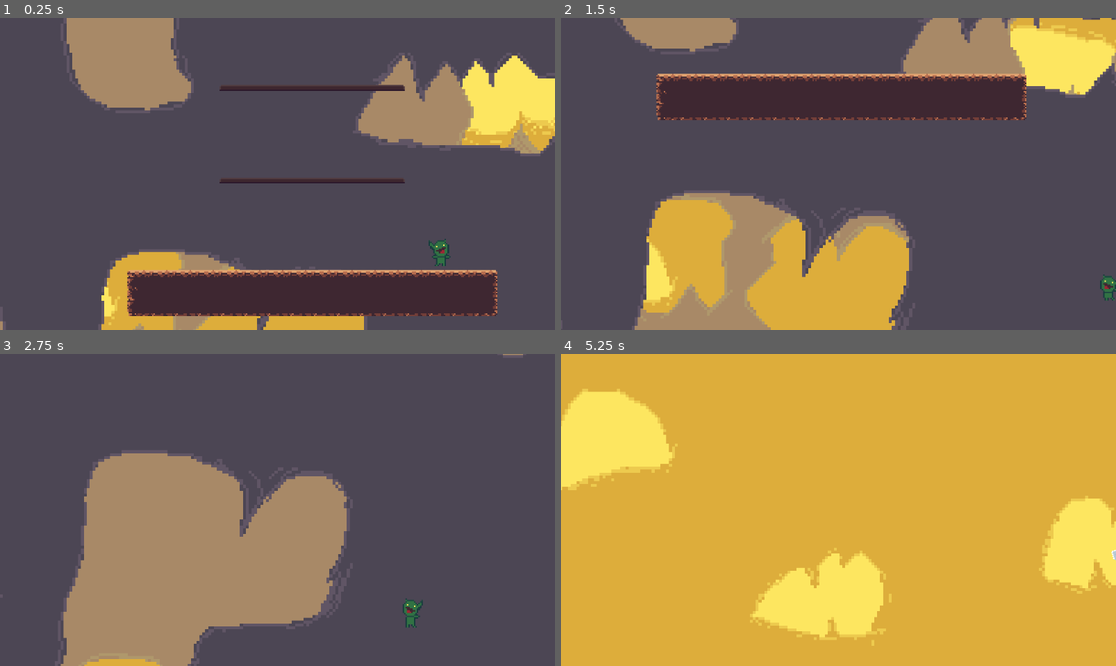
Above: before the commit, frames 1-4 (two rows, left to right).
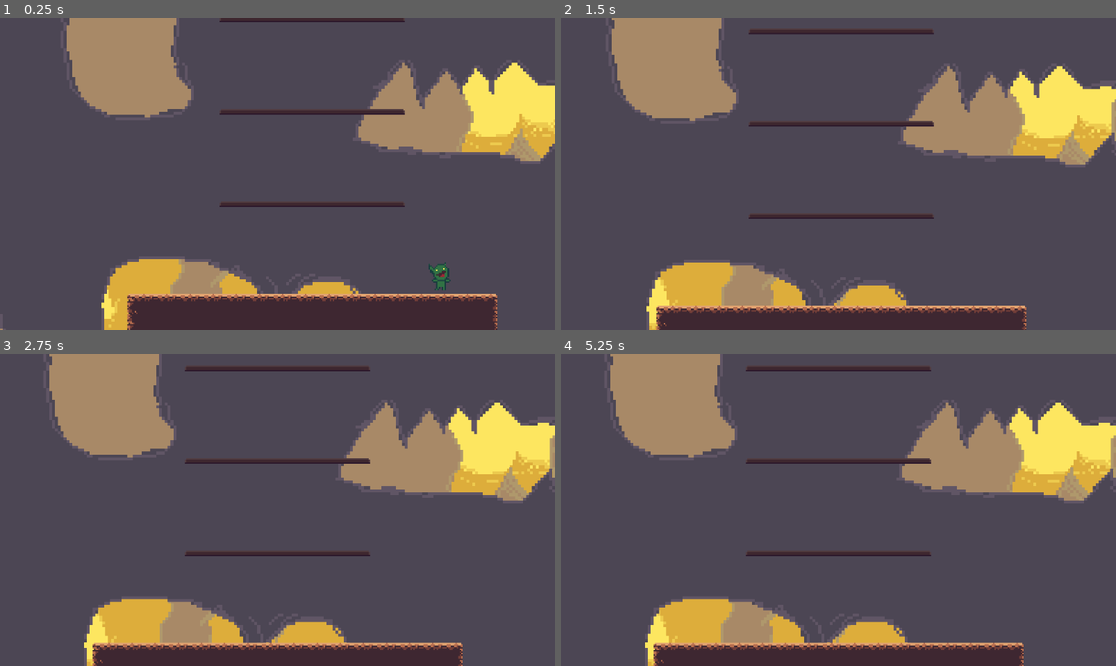
Above: after the commit, the same moments.

Repository: htimsekim/gobbo
Game: Godot game, scene res://src/Main/Game.tscn
The game is run twice, just before and just after one commit, with the same random seed, the same clock (stepped at 60 frames per second) and the same inputs.
Inputs (mouse positions are in pixels of both pictures, inside the frame that each line leads up to):
- Up to frame 1 (0.25 s): no input
- Up to frame 2 (1.5 s): move the mouse to (960, 158) at 0.52 s; hold Right (move_right) 0.53-1.25 s; hold Ctrl (crouch) 0.53-1.25 s; click (960, 158) at 0.67 s; tap Space (jump) at 0.77 s; drag from (727, 189) to (1115, 255) at 1.27 s
- Up to frame 3 (2.75 s): move the mouse to (333, 441) at 2.02 s; press the mouse at (333, 441) at 2.03 s; hold A (move_left) from 2.03 s (still down)
- Up to frame 4 (5.25 s): release A (move_left) at 2.75 s; release the mouse at (894, 441) at 2.75 s; drag from (810, 572) to (672, 463) at 2.77 s; move the mouse to (1005, 556) at 3.52 s; hold Right (move_right) 3.53-4.25 s; hold Right mouse button (shoot) 3.53-4.25 s; tap Space (jump) at 3.77 s; drag from (672, 463) to (1104, 581) at 4.27 s; move the mouse to (866, 510) at 5.02 s; hold Right (move_right) from 5.03 s (still down); hold Ctrl (crouch) from 5.03 s (still down); click (866, 510) at 5.17 s

The runs differ from the first frame. In frame 1, 16% of the frame differs, in the area x 0-100%, y 0-100%; in frame 2, 43%; in frame 3, 45%; in frame 4, 97%.

Commit message:
Revert "cleanup"
This reverts commit ae1bbdac908859b2ddec79bdc14a6c3af88ec6bb.

Diff:
--- a/src/Main/Game.gd
+++ b/src/Main/Game.gd
@@ -7,6 +7,7 @@
 	full_screen() #comment this code out to run the game in a window
 	Global.goto_scene(levelResource, "level/spawns/spawna")
 
+
 func full_screen():
 	OS.set_current_screen(0)
 	OS.window_fullscreen = true
--- a/src/Main/Global.gd
+++ b/src/Main/Global.gd
@@ -35,10 +35,18 @@
 	map_limits = current_scene.get_node("level/tilemaps/limits").get_used_cells()
 	var map_cellsize = current_scene.get_node("level/tilemaps/limits").cell_size
 
-	var camleft = map_limits[0].x * map_cellsize.x
-	var camright = map_limits.back().x * map_cellsize.x
-	var camtop = map_limits[0].y * map_cellsize.y
-	var cambot  = map_limits.back().y * map_cellsize.y
+
+
+
+	camera.limit_left = map_limits[0].x * map_cellsize.x
+	camera.limit_right = map_limits.back().x * map_cellsize.x
+	camera.limit_top = map_limits[0].y * map_cellsize.y
+	camera.limit_bottom = map_limits.back().y * map_cellsize.y
+
+	var camtop = camera.limit_top
+	var cambot = camera.limit_bottom
+	var camleft = camera.limit_left
+	var camright = camera.limit_right
 
 	if abs(camtop - cambot) <= 224:
 		camera.limit_bottom = ((camtop + cambot)/2) + 108
